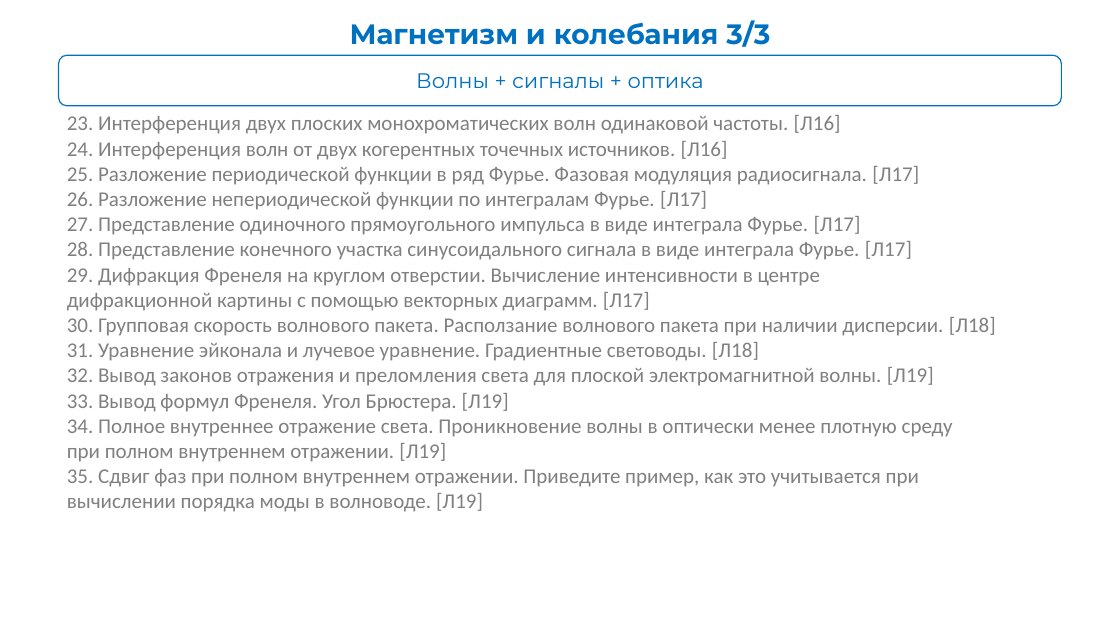
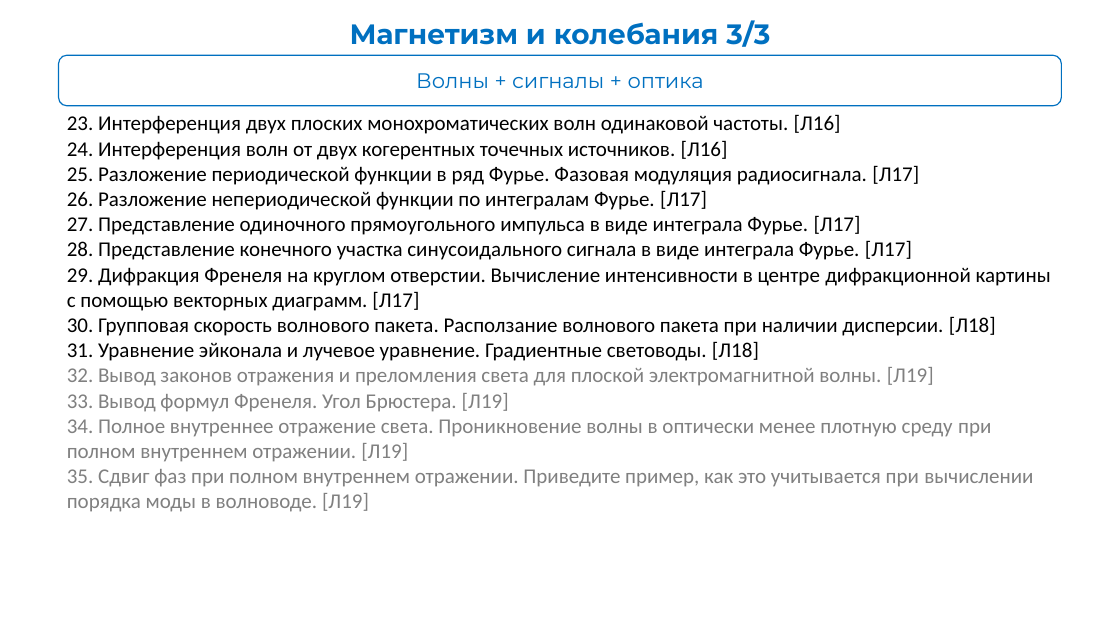
Before and after one commit to OneTwoZzzPlus/ITMO.STUDY, a slide deck: slide 44 of 2-3_PHYSICS/exam-EMP.pptx. Drawn at 1120x630 pixels with LibreOffice and Linux fonts; fonts in the diff are those of the drawing. Boxes give left, top, right and bottom in pixels: in the first picture for what was removed or moved away, otherwise in the second. Text is boxed around its words. In the diff, an @@ line names an element or a change of style, - is before the commit and + after.

```diff
--- a/2-3_PHYSICS/exam-EMP.pptx
+++ b/2-3_PHYSICS/exam-EMP.pptx
@@ text at [67, 114, 996, 361]: text colour #808080 to #000000 in "23. Интерференция двух плоских монохроматических волн одинак ...", "24. Интерференция волн от двух когерентных точечных ...", "25. Разложение периодической функции в ряд Фурье. ...", "26. Разложение непериодической функции по интегралам Фурье. ..." and 4 more places @@
@@ text at [67, 267, 1051, 311]: text changed; text colour #808080 to #000000 @@
-29. Дифракция Френеля на круглом отверстии. Вычисление интенсивности в центре
-дифракционной картины с помощью векторных диаграмм. [Л17]
+29. Дифракция Френеля на круглом отверстии. Вычисление интенсивности в центре дифракционной картины с помощью векторных диаграмм. [Л17]
@@ text at [67, 419, 1033, 512]: text changed @@
-34. Полное внутреннее отражение света. Проникновение волны в оптически менее плотную среду
-при полном внутреннем отражении. [Л19]
-35. Сдвиг фаз при полном внутреннем отражении. Приведите пример, как это учитывается при
-вычислении порядка моды в волноводе. [Л19]
+34. Полное внутреннее отражение света. Проникновение волны в оптически менее плотную среду при полном внутреннем отражении. [Л19]
+35. Сдвиг фаз при полном внутреннем отражении. Приведите пример, как это учитывается при вычислении порядка моды в волноводе. [Л19]
```
Also in this commit, not shown: 15 slides added, 5 other files.
